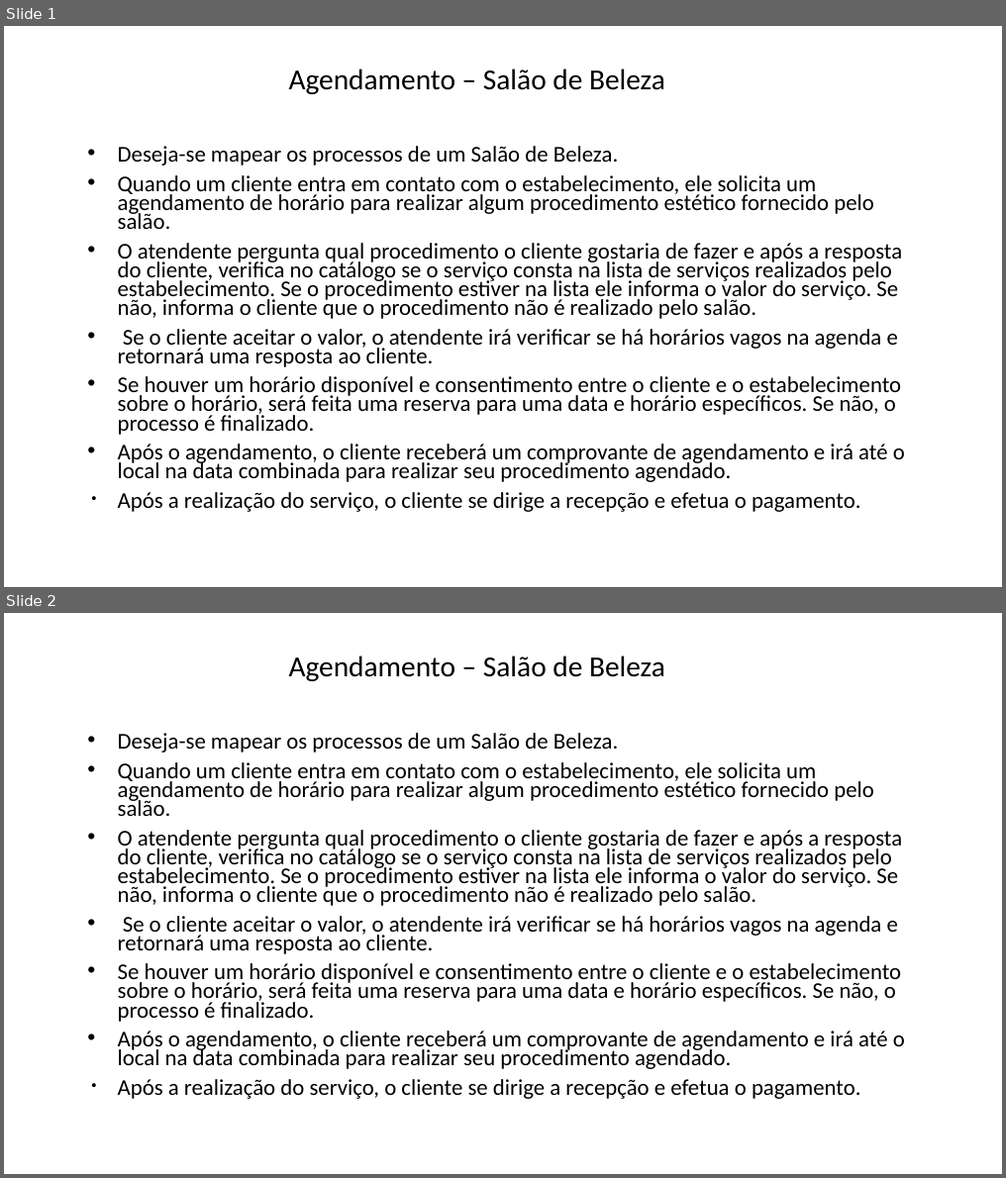
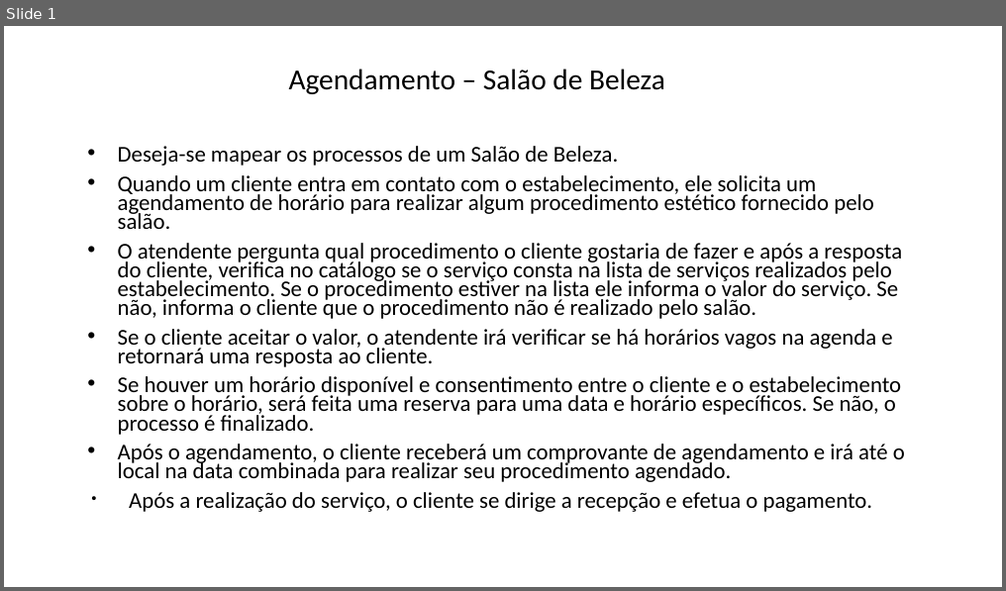
Before and after one commit to Vinicius-Dias-Mota/AC1---Engenharia, a slide deck: 15 - Arquitetura de Negócio para cada Cenário.pptx. Shown one above the other, each under a label of ours: slides 1 and 2 before the commit, slide 1 after it. The pictures are 1006x1178 and 1006x591 pixels, drawn with LibreOffice and Linux fonts; fonts in the diff are those of the drawing. Boxes give left, top, right and bottom in pixels: in the first picture for what was removed or moved away, otherwise in the second. Text is boxed around its words. In the diff, an @@ line names an element or a change of style, - is before the commit and + after.

```diff
--- a/15 - Arquitetura de Negócio para cada Cenário.pptx
+++ b/15 - Arquitetura de Negócio para cada Cenário.pptx
@@ slide 2 removed at (4,613,1002,1174), background #FFFFFF @@
@@ text removed at (289,656,665,681) @@
-Agendamento – Salão de Beleza
@@ text removed at (118,733,905,1099) @@
-• Deseja-se mapear os processos de um Salão de Beleza.
-• Quando um cliente entra em contato com o estabelecimento, ele solicita um agendamento de horário para realizar algum procedimento estético fornecido pelo salão.
-• O atendente pergunta qual procedimento o cliente gostaria de fazer e após a resposta do cliente, verifica no catálogo se o serviço consta na lista de serviços realizados pelo estabelecimento. Se o procedimento estiver na lista ele informa o valor do serviço. Se não, informa o cliente que o procedimento não é realizado pelo salão.
-• Se o cliente aceitar o valor, o atendente irá verificar se há horários vagos na agenda e retornará uma resposta ao cliente.
-• Se houver um horário disponível e consentimento entre o cliente e o estabelecimento sobre o horário, será feita uma reserva para uma data e horário específicos. Se não, o processo é finalizado.
-• Após o agendamento, o cliente receberá um comprovante de agendamento e irá até o local na data combinada para realizar seu procedimento agendado.
-• Após a realização do serviço, o cliente se dirige a recepção e efetua o pagamento.
@@ slide 1 changed as well @@
@@ text at (129,492,873,512): indent changed @@
```
Also in this commit, not shown: 3 other slides changed, 1 slide added.
